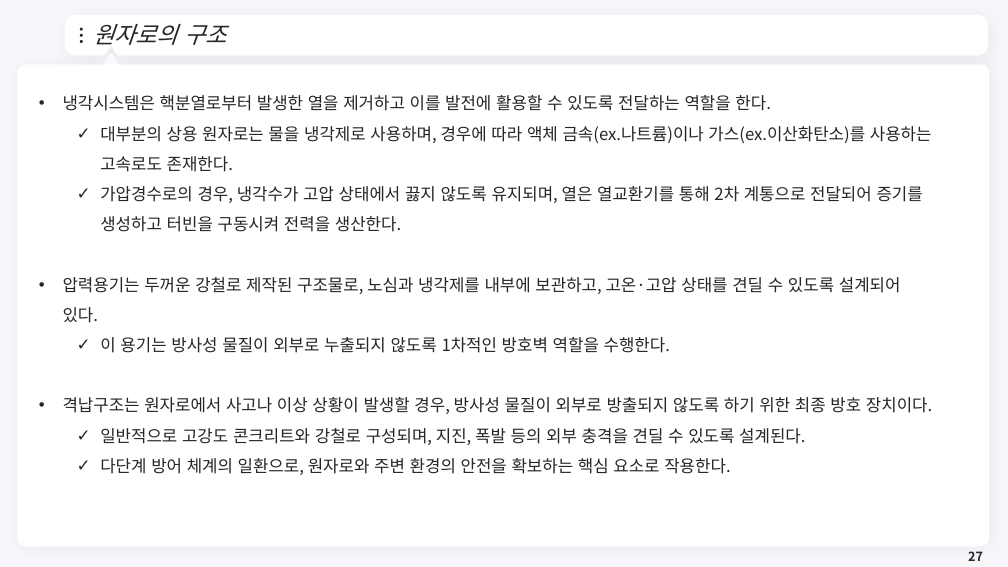
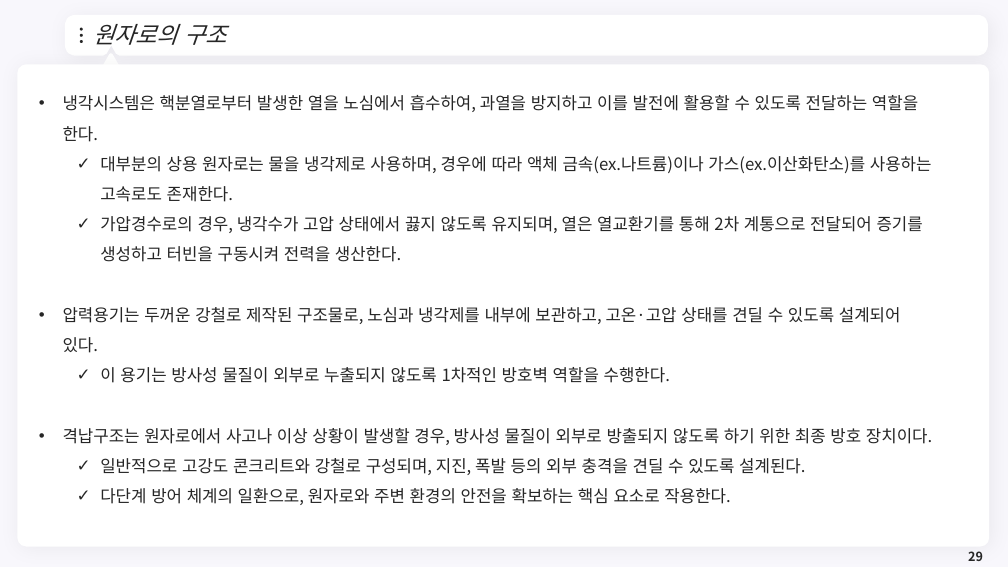
Before and after one commit to meandthey/Teaching, a slide deck: slide 29 of 에너지경제학/자원에너지경제학_Chapter_6 (원자력).pptx (slide 27 before the commit). Drawn at 1008x567 pixels with LibreOffice and Linux fonts; fonts in the diff are those of the drawing; background and template pictures are left out. Boxes give left, top, right and bottom in pixels: in the first picture for what was removed or moved away, otherwise in the second. Text is boxed around its words. In the diff, an @@ line names an element or a change of style, - is before the commit and + after.

```diff
--- a/에너지경제학/자원에너지경제학_Chapter_6 (원자력).pptx
+++ b/에너지경제학/자원에너지경제학_Chapter_6 (원자력).pptx
@@ text at bbox=[63, 95, 918, 142]: text changed @@
-• 냉각시스템은 핵분열로부터 발생한 열을 제거하고 이를 발전에 활용할 수 있도록 전달하는 역할을 한다.
+• 냉각시스템은 핵분열로부터 발생한 열을 노심에서 흡수하여, 과열을 방지하고 이를 발전에 활용할 수 있도록 전달하는 역할을 한다.
@@ page number at bbox=[968, 551, 983, 561]: text changed @@
-27
+29
```
Also in this commit, not shown: 7 other slides changed, 2 slides added.
